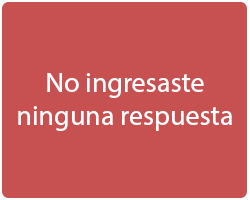
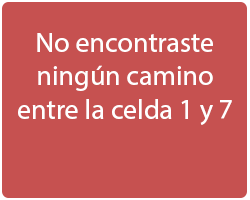
Layers edited between the first and the second (250, 200) image:
renamed "No ingresaste ninguna respuesta" to "No encontraste ningún camino entre la celda 1 y 7", painted on it over box(18, 33, 232, 131)
